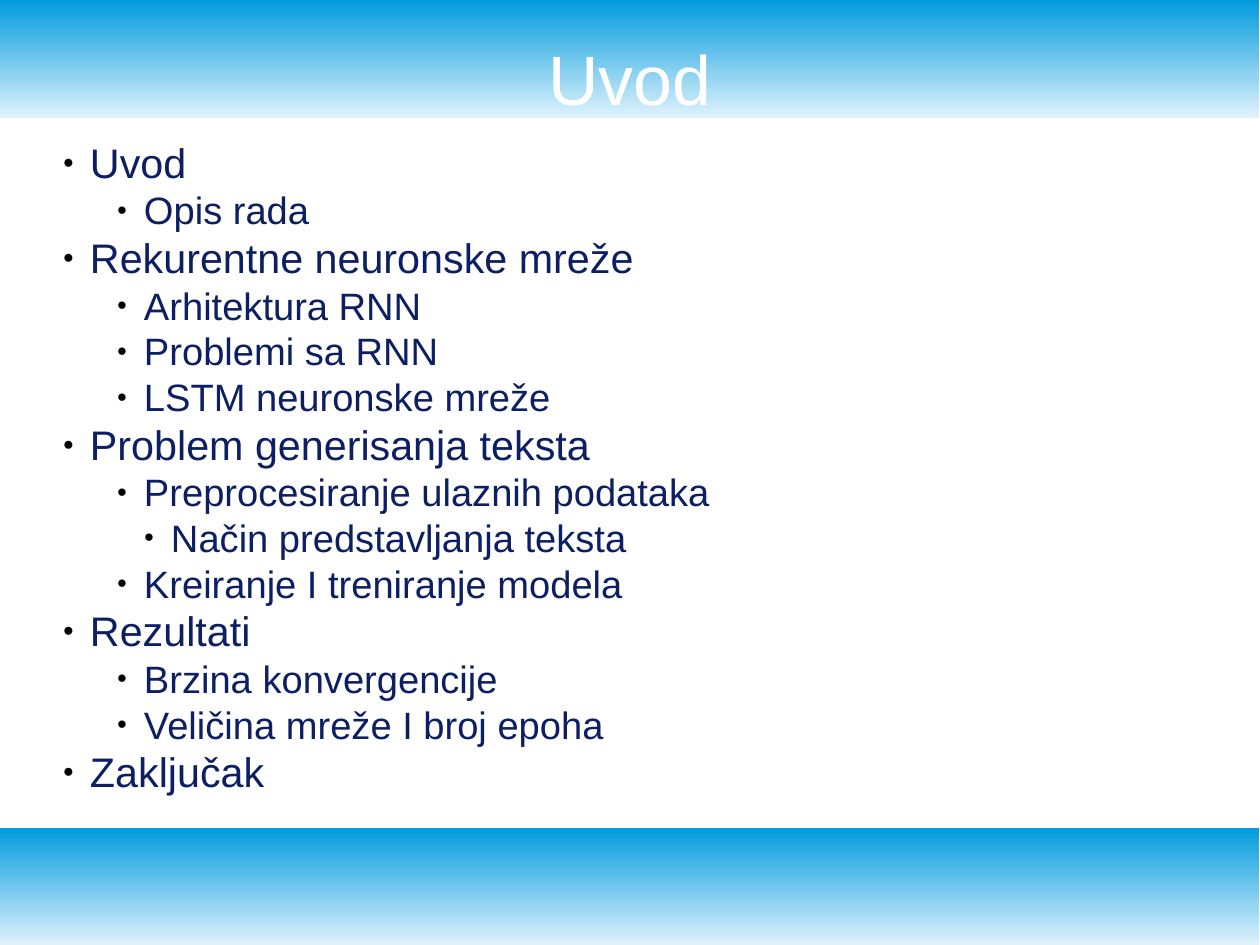
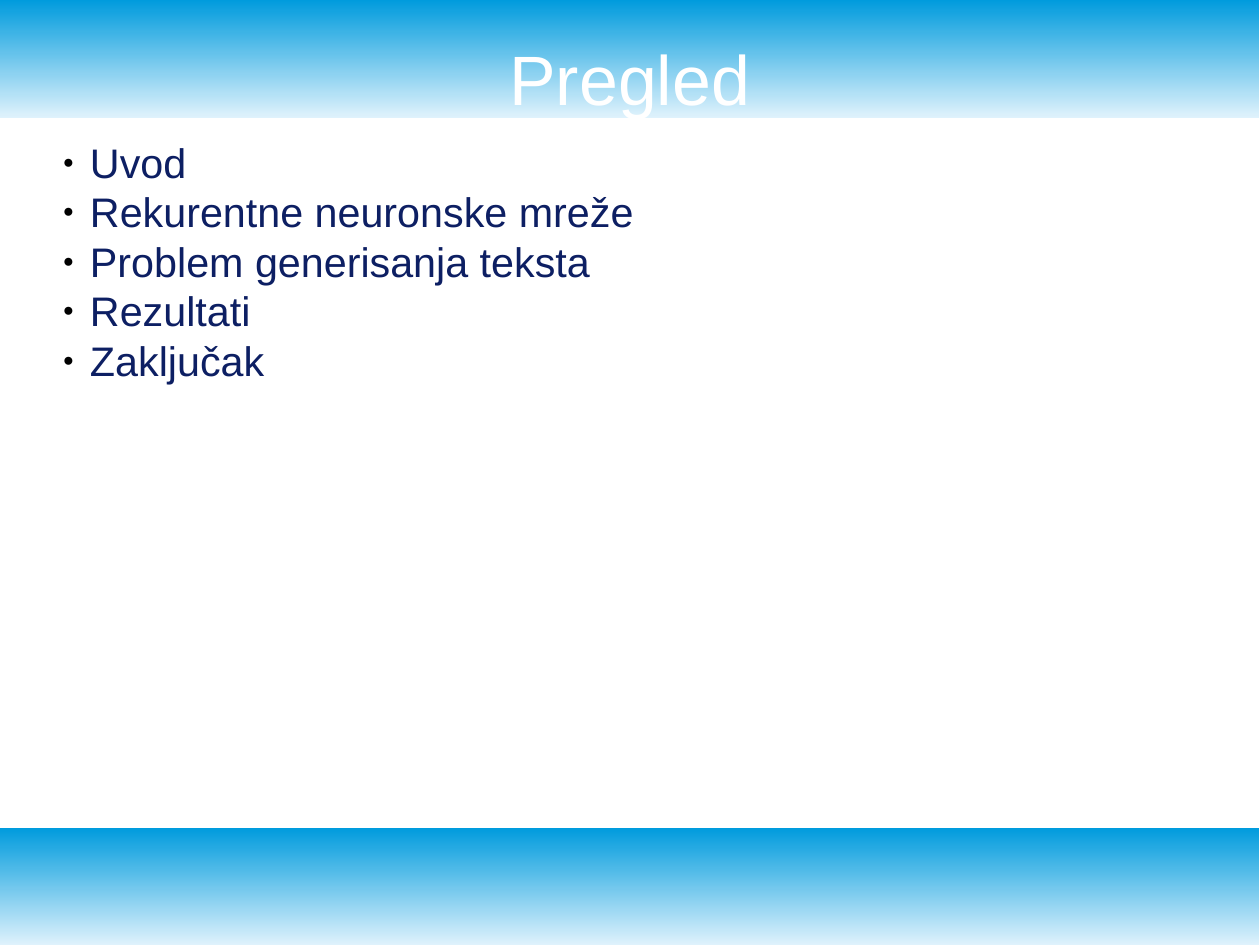
Before and after one commit to NevenaSoldat/text_generation, a slide deck: slide 2 of presentation.odp. Drawn at 1260x945 pixels with LibreOffice and Linux fonts; fonts in the diff are those of the drawing. Boxes give left, top, right and bottom in pixels: in the first picture for what was removed or moved away, otherwise in the second. Text is boxed around its words. In the diff, an @@ line names an element or a change of style, - is before the commit and + after.

```diff
--- a/presentation.odp
+++ b/presentation.odp
@@ title at (509, 49, 750, 118): text changed @@
-Uvod
+Pregled
@@ subtitle at (144, 196, 309, 232): paragraph removed @@
-    ● Opis rada
@@ subtitle at (144, 292, 551, 412): paragraphs removed @@
-    ● Arhitektura RNN
-    ● Problemi sa RNN
-    ● LSTM neuronske mreže
@@ subtitle at (144, 478, 710, 606): paragraphs removed @@
-    ● Preprocesiranje ulaznih podataka
-      ● Način predstavljanja teksta
-    ● Kreiranje I treniranje modela
@@ subtitle at (144, 665, 604, 747): paragraphs removed @@
-    ● Brzina konvergencije
-    ● Veličina mreže I broj epoha
```
Also in this commit, not shown: 14 other slides changed, 6 other files.
